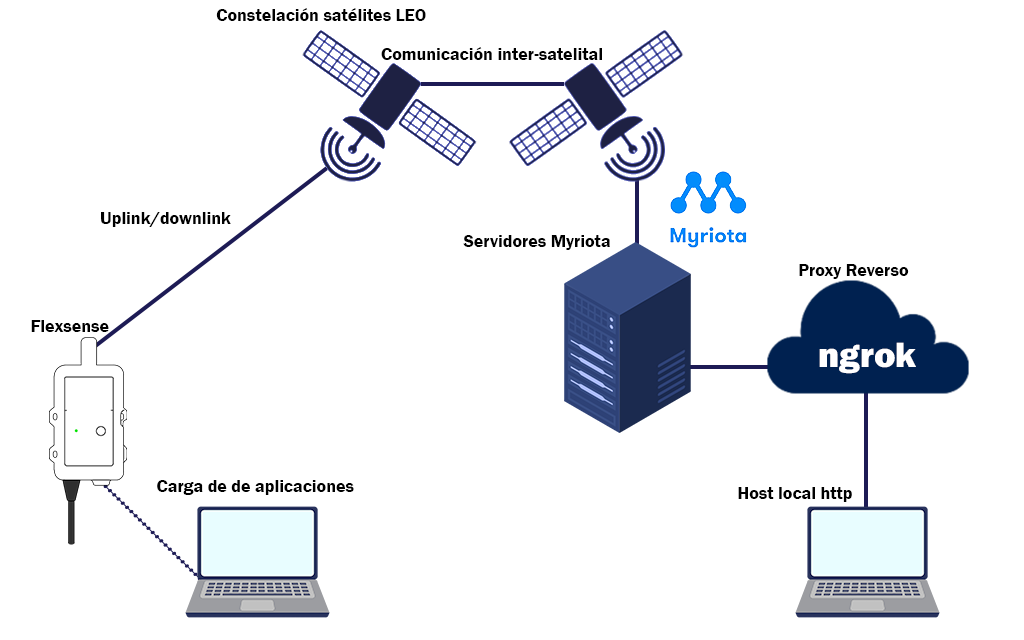
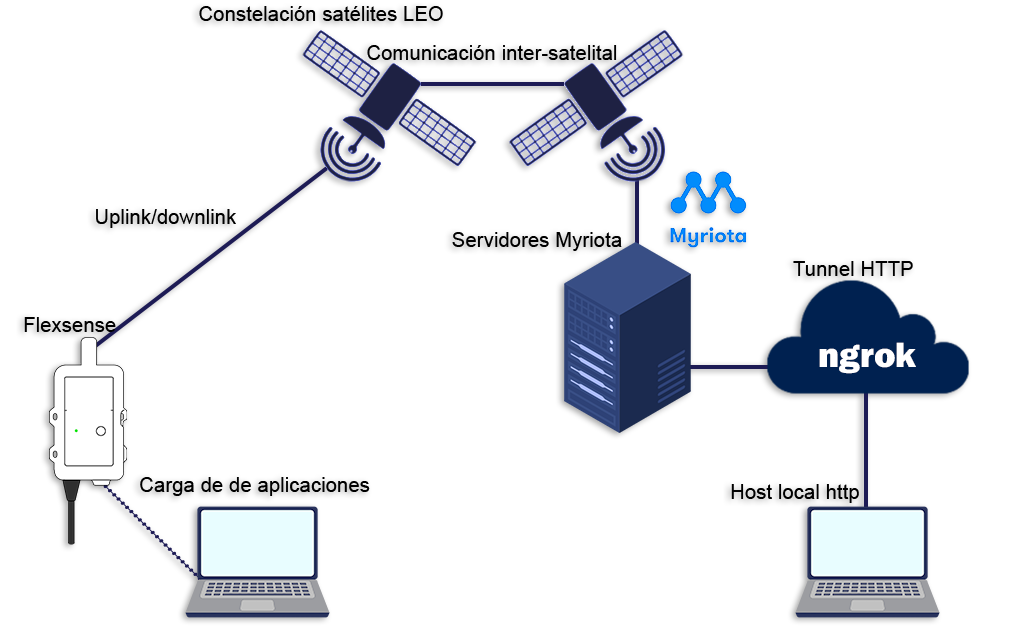
Layers edited between the first and the second 1024px x 640px image:
added group "Grupo 2" with 29 layers above "Capa 1" over (24, 6, 969, 618)
moved "text" into group "Grupo 2" over (24, 6, 913, 503)
painted on "Host local http" over (731, 484, 859, 503)
painted on "Carga de de aplicaciones" over (140, 477, 370, 496)
painted on "Flexsense" over (24, 317, 116, 332)
renamed "Proxy Reverso" to "Tunnel HTTP", painted on it over (793, 261, 913, 279)
painted on "Uplink/downlink" over (96, 209, 236, 228)
painted on "Servidores Myriota" over (452, 232, 622, 251)
painted on "Comunicación inter-satelital" over (367, 45, 617, 60)
painted on "Constelación satélites LEO" over (199, 6, 443, 21)
moved "dplnews_Myriota_mc27525" into group "Grupo 2" over (622, 160, 748, 258)
moved "value-server-512" into group "Grupo 2" over (564, 242, 691, 433)
moved "Grupo 1" into group "Grupo 2" over (275, 26, 710, 209)
moved "laptops" into group "Grupo 2" over (185, 506, 940, 618)
moved "flex" into group "Grupo 2" over (49, 337, 127, 545)
moved "cloud-54" into group "Grupo 2" over (767, 280, 969, 394)
moved "lineas" into group "Grupo 2" over (91, 82, 868, 583)
hid "Capa 1" over (17, 3, 971, 625)
